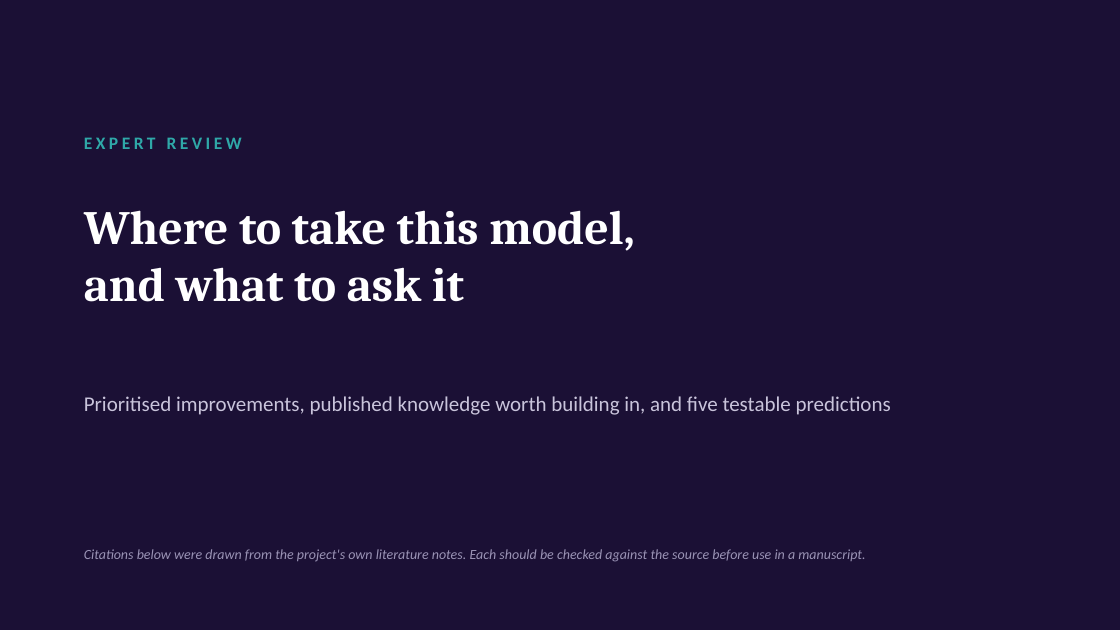
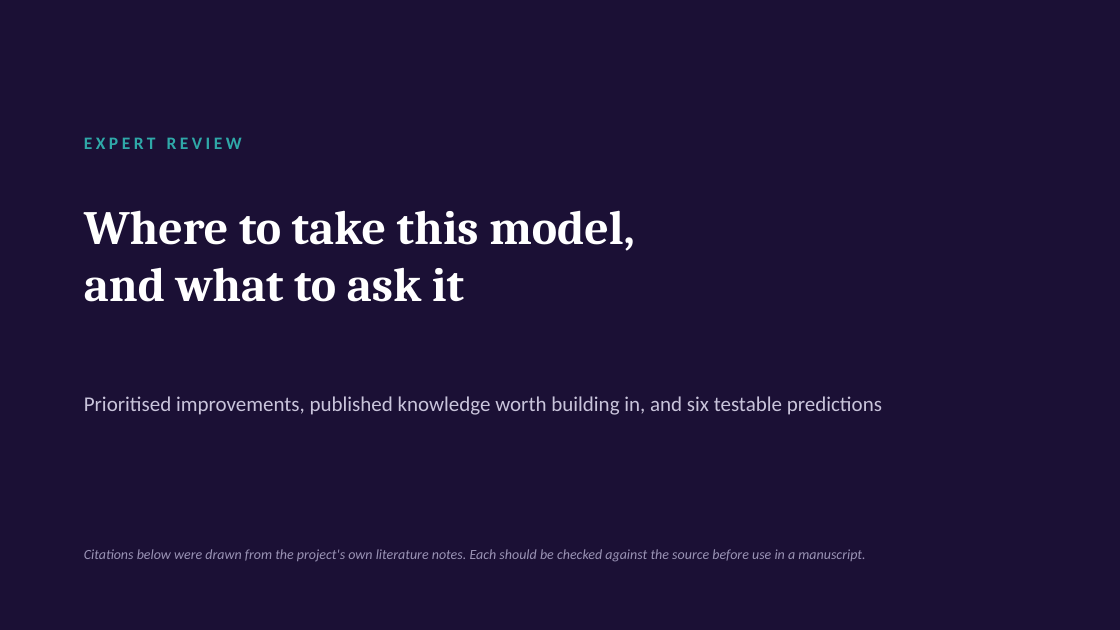
Before and after one commit to UPGON/CenGeometry, a slide deck: slide 1 of presentations/03_CenGeometry_Expert_Recommendations.pptx. Drawn at 1120x630 pixels with LibreOffice and Linux fonts; fonts in the diff are those of the drawing. Boxes give left, top, right and bottom in pixels: in the first picture for what was removed or moved away, otherwise in the second. Text is boxed around its words. In the diff, an @@ line names an element or a change of style, - is before the commit and + after.

```diff
--- a/presentations/03_CenGeometry_Expert_Recommendations.pptx
+++ b/presentations/03_CenGeometry_Expert_Recommendations.pptx
@@ text at <box>84,396,882,415</box>: text changed @@
-Prioritised improvements, published knowledge worth building in, and five testable predictions
+Prioritised improvements, published knowledge worth building in, and six testable predictions
```
Also in this commit, not shown: 3 other slides changed, 1 slide added, 28 other files.
